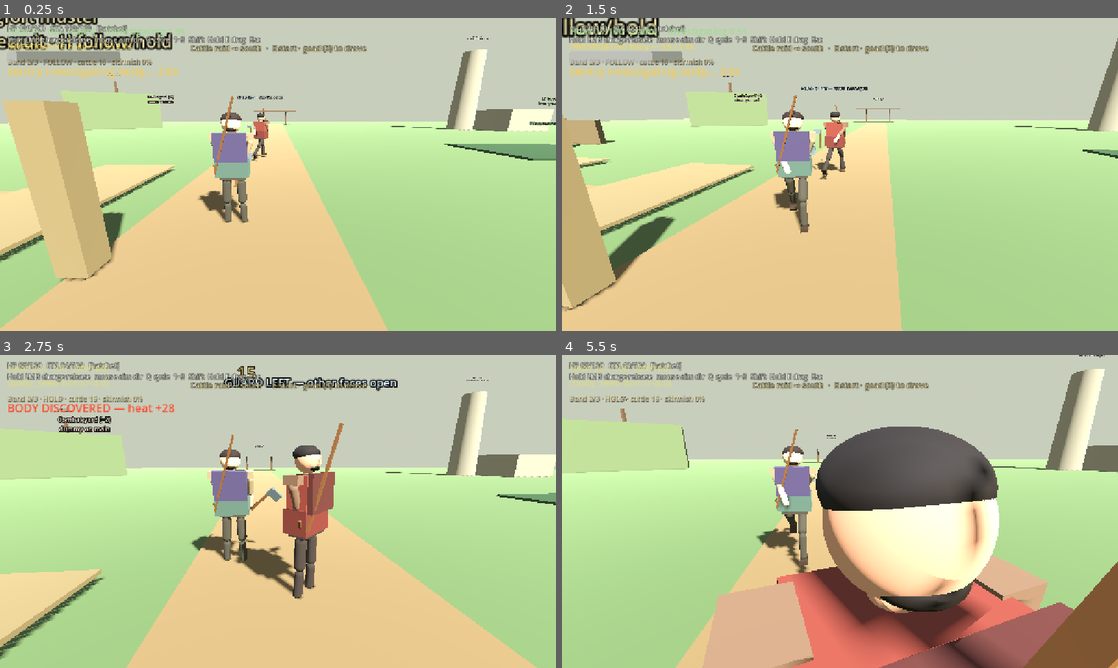
Above: before the commit, frames 1-4 (two rows, left to right).
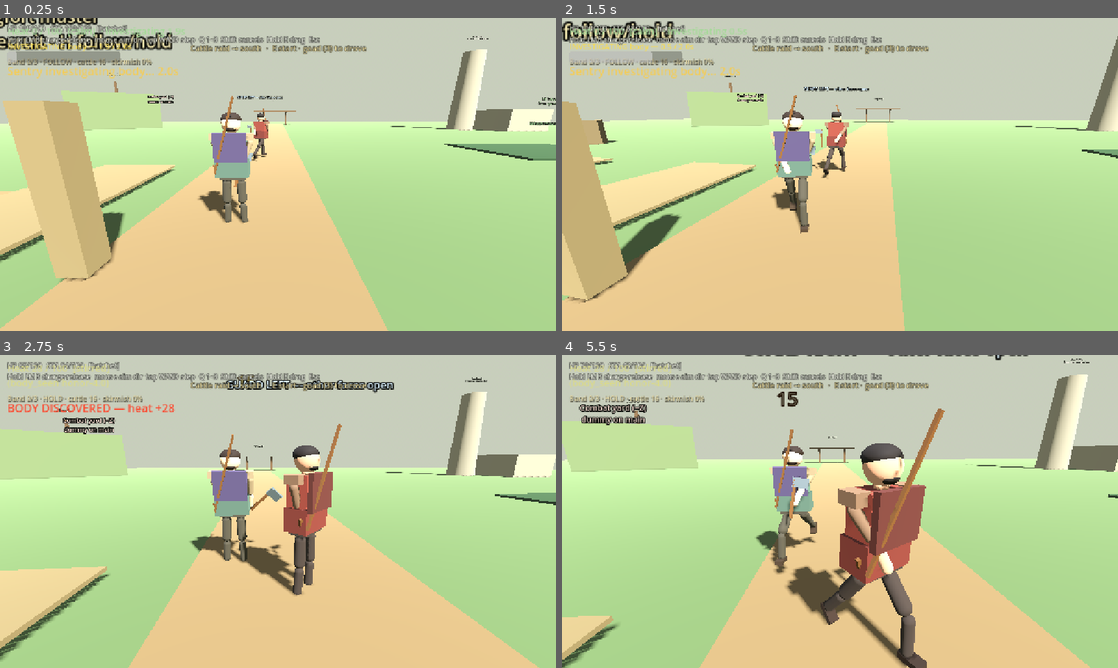
Above: after the commit, the same moments.

Repository: fortins4/devPlayground
Game: Godot game, scene res://scenes/main/main.tscn
Same seed, same stepped clock (60 frames per second), same inputs: the game is played once before the commit and once after it.
Inputs (mouse positions are in pixels of both pictures, inside the frame that each line leads up to):
- Up to frame 1 (0.25 s): no input
- Up to frame 2 (1.5 s): tap Enter at 0.5 s; move the mouse to (867, 174) at 0.52 s; hold Right mouse button (attack_heavy) 0.53-1.28 s; hold W (move_forward) from 0.53 s (still down); click (867, 174) at 0.67 s; tap Space (jump) at 0.77 s; move the mouse to (812, 174) at 1.27 s; click (812, 174) at 1.35 s
- Up to frame 3 (2.75 s): keep holding W (move_forward); tap Space (jump) at 1.52 s; move the mouse to (289, 505) at 2.02 s; hold H (band_toggle) from 2.03 s (still down); click (289, 505) at 2.17 s
- Up to frame 4 (5.5 s): keep holding W (move_forward); move the mouse to (834, 517) at 2.77 s; release H (band_toggle) at 2.78 s; tap Ctrl (crouch) at 2.85 s; click (834, 517) at 2.92 s; tap Space (jump) at 3.02, 3.77, 4.52 s; move the mouse to (878, 514) at 3.52 s; hold Q (cycle_weapon) 3.53-4.28 s; click (878, 514) at 3.67 s; move the mouse to (795, 508) at 4.27 s; tap E (interact) at 4.35 s; click (795, 508) at 4.42 s; move the mouse to (845, 511) at 5.02 s; hold Shift (sprint) from 5.03 s (still down); click (845, 511) at 5.17 s

The runs differ from the first frame. In frame 1, 0.4% of the frame differs, in the area x 26-58%, y 5-9%; in frame 2, 4.9%; in frame 3, 3.5%; in frame 4, 38%, in the area x 0-100%, y 0-100%.
Error in both runs: Stack overflow. Check for infinite recursion in your script. (res://scripts/autoload/world_clock.gd:247)

Commit message:
feat(combat): light footwork step during hatchet charge
Tap WASD while charging for a short step without cancelling; sprint
still cancels. Slow drift retained between steps.

Diff:
--- a/scripts/characters/player/player_controller.gd
+++ b/scripts/characters/player/player_controller.gd
@@ -66,6 +66,13 @@
 var _hatchet_charge_armed: bool = false
 const CHARGE_AIM_SIDE_THRESH := 12.0 ## px horizontal aim for left/right
 const CHARGE_AIM_TOP_THRESH := 10.0 ## px upward aim for top (also camera pitch)
+## Light footwork step during charge (does NOT cancel charge). Sprint still cancels.
+const CHARGE_STEP_SPEED := 4.4
+const CHARGE_STEP_SECS := 0.13
+const CHARGE_STEP_COOLDOWN := 0.38
+var _charge_step_left: float = 0.0
+var _charge_step_cd: float = 0.0
+var _charge_step_dir: Vector3 = Vector3.ZERO
 
 
 func _ready() -> void:
@@ -167,8 +174,21 @@
 		velocity.y -= _gravity * delta
 
 	var locked := combat != null and not combat.can_move() and not (combat != null and combat.is_charging)
-	# Charging allows half-speed footwork so direction + spacing stay readable.
+	# Charging: light step footwork (no cancel) + slow drift.
 	var charging_move := combat != null and combat.is_charging
+	_charge_step_cd = maxf(0.0, _charge_step_cd - delta)
+	_charge_step_left = maxf(0.0, _charge_step_left - delta)
+	if charging_move and _charge_step_left <= 0.0 and _charge_step_cd <= 0.0 and is_on_floor():
+		var step_in := _move_vector()
+		if step_in != Vector2.ZERO and (
+			Input.is_action_just_pressed("move_left")
+			or Input.is_action_just_pressed("move_right")
+			or Input.is_action_just_pressed("move_forward")
+			or Input.is_action_just_pressed("move_back")
+		):
+			_charge_step_dir = (transform.basis * Vector3(step_in.x, 0.0, step_in.y)).normalized()
+			_charge_step_left = CHARGE_STEP_SECS
+			_charge_step_cd = CHARGE_STEP_COOLDOWN
 	var want_crouch := Input.is_action_pressed("crouch") and is_on_floor() and not locked
 	# Stay crouched mid-air until land if already crouching; no jump while crouched.
 	if not is_on_floor() and is_crouching:
@@ -214,7 +234,11 @@
 		target_speed = 0.0
 		direction = Vector3.ZERO
 	elif charging_move:
-		target_speed = WALK_SPEED * 0.45
+		if _charge_step_left > 0.0:
+			target_speed = CHARGE_STEP_SPEED
+			direction = _charge_step_dir
+		else:
+			target_speed = WALK_SPEED * 0.28  # light drift; tap WASD for a step
 
 	var target_vel := direction * target_speed
 	var horiz := Vector3(velocity.x, 0.0, velocity.z)
--- a/scripts/ui/combat_hud.gd
+++ b/scripts/ui/combat_hud.gd
@@ -52,7 +52,7 @@
 		var dir := String(_combat.direction_name())
 		var pct := int(round(_combat.get_charge_ratio() * 100.0))
 		charge_line = "\nCHARGE %d%%  dir=%s  (release to strike)" % [pct, dir]
-	label.text = "HP %d/%d   STA %d/%d   [%s]%s%s\nHold LMB charge·release  mouse aim dir  Q cycle  1–3  Shift  Hold E drag  Esc" % [
+	label.text = "HP %d/%d   STA %d/%d   [%s]%s%s\nHold LMB charge·release  mouse aim dir  tap WASD step  Q 1–3  Shift cancels  Hold E drag  Esc" % [
 		int(_combat.health), int(_combat.max_health),
 		int(_combat.stamina), int(_combat.max_stamina),
 		w,
Not shown, changed: systems/combat/README.md
